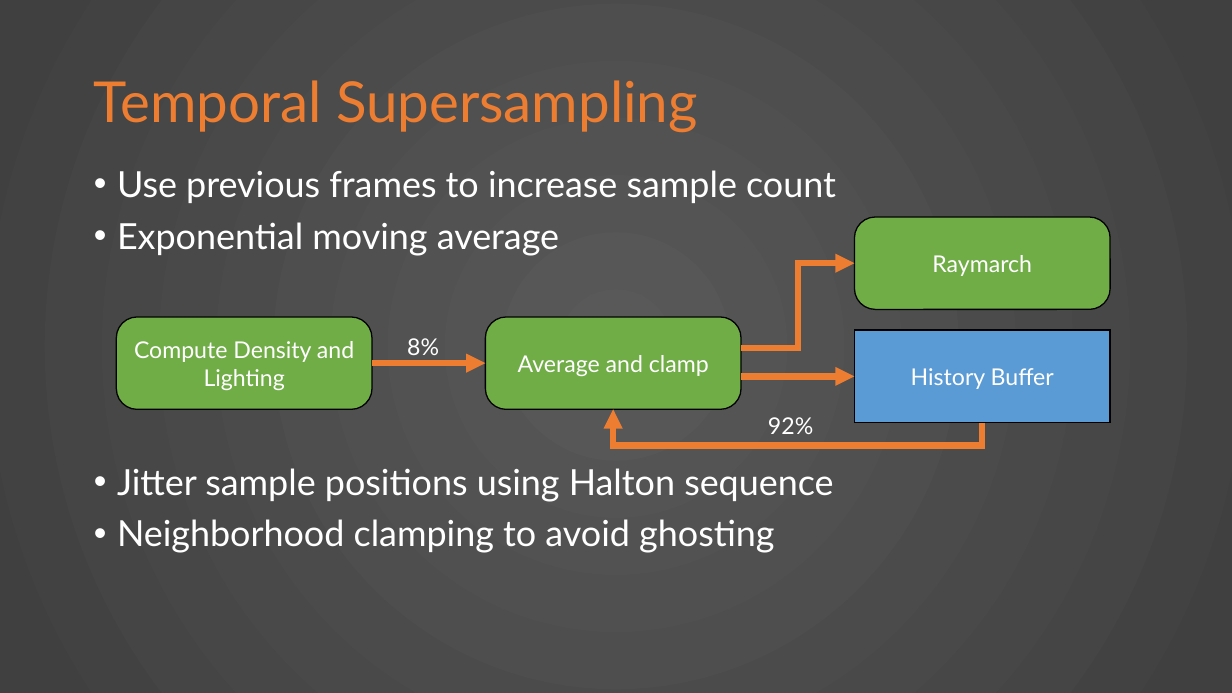
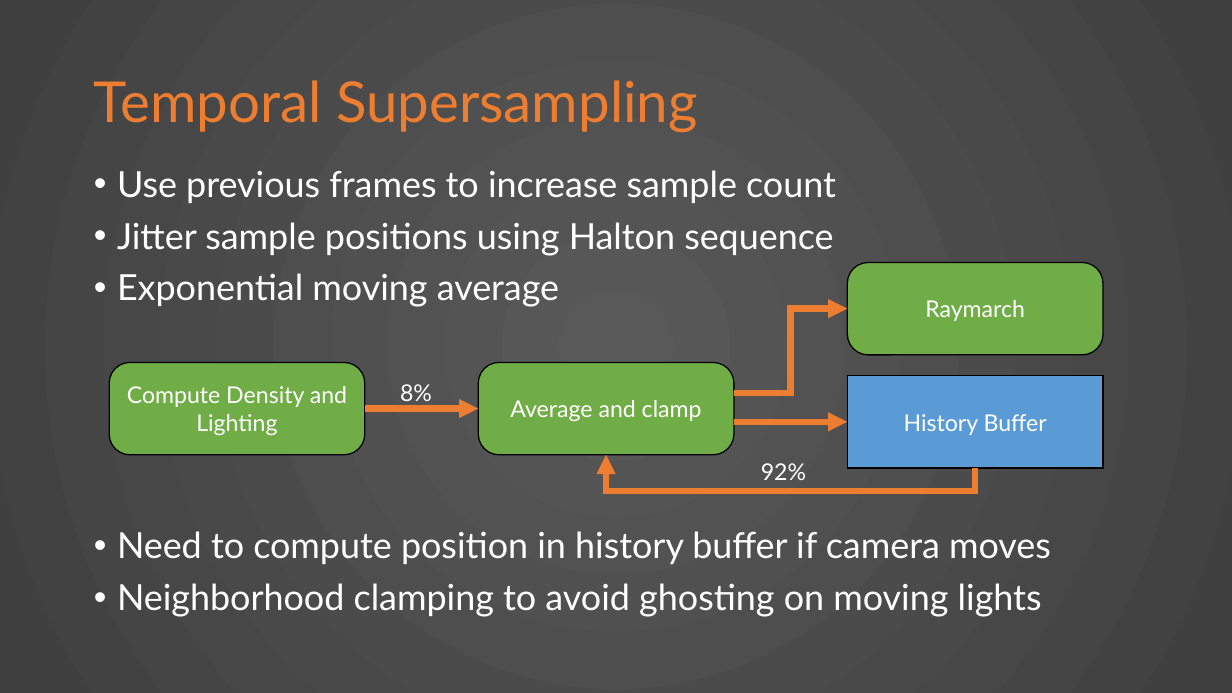
Before and after one commit to KnightTec/ShaderProject, a slide deck: slide 6 of Presentation.pptx (slide 5 before the commit). Drawn at 1232x693 pixels with LibreOffice and Linux fonts; fonts in the diff are those of the drawing. Boxes give left, top, right and bottom in pixels: in the first picture for what was removed or moved away, otherwise in the second. Text is boxed around its words. In the diff, an @@ line names an element or a change of style, - is before the commit and + after.

Commit message:
Edited presentation

```diff
--- a/Presentation.pptx
+++ b/Presentation.pptx
@@ text at (117, 222, 833, 256): paragraph added @@
+• Jitter sample positions using Halton sequence
@@ 4 rounded rectangles, 2 texts, 2 arrows, 1 elbow arrow: place and size @@
-4 rounded rectangles, 2 texts, 2 arrows, 1 elbow arrow at (116, 217, 1111, 434)
+4 rounded rectangles, 2 texts, 2 arrows, 1 elbow arrow at (109, 262, 1104, 480)
@@ elbow arrow moved from (982, 422) - (614, 409) to (975, 469) - (606, 455) @@
@@ text at (117, 531, 1051, 617): text changed @@
-• Jitter sample positions using Halton sequence
-• Neighborhood clamping to avoid ghosting
+• Need to compute position in history buffer if camera moves
+• Neighborhood clamping to avoid ghosting on moving lights
```
Also in this commit, not shown: 1 slide added, 1 other file.
